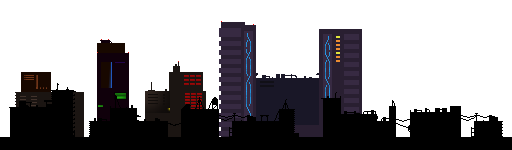
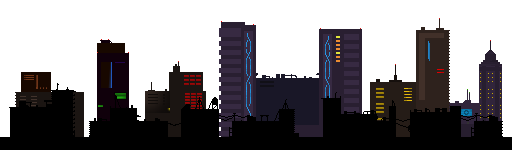
Before/after of a 512x150 layered artwork. What changed in the layer stack:
renamed "s" to "Edificios02", painted on it over [320,18,502,137]
